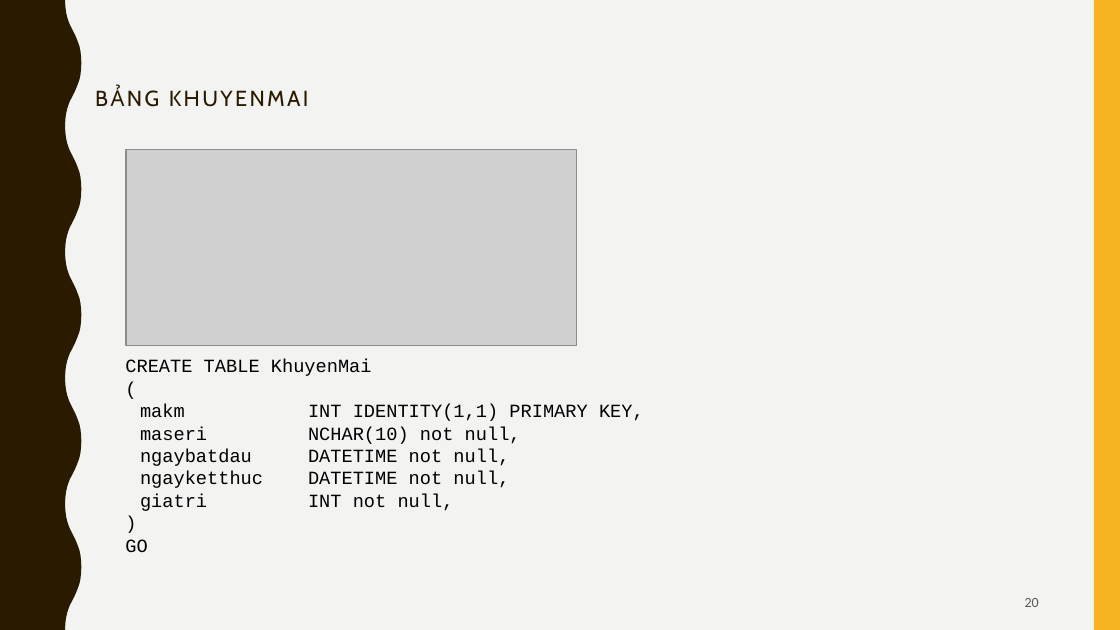
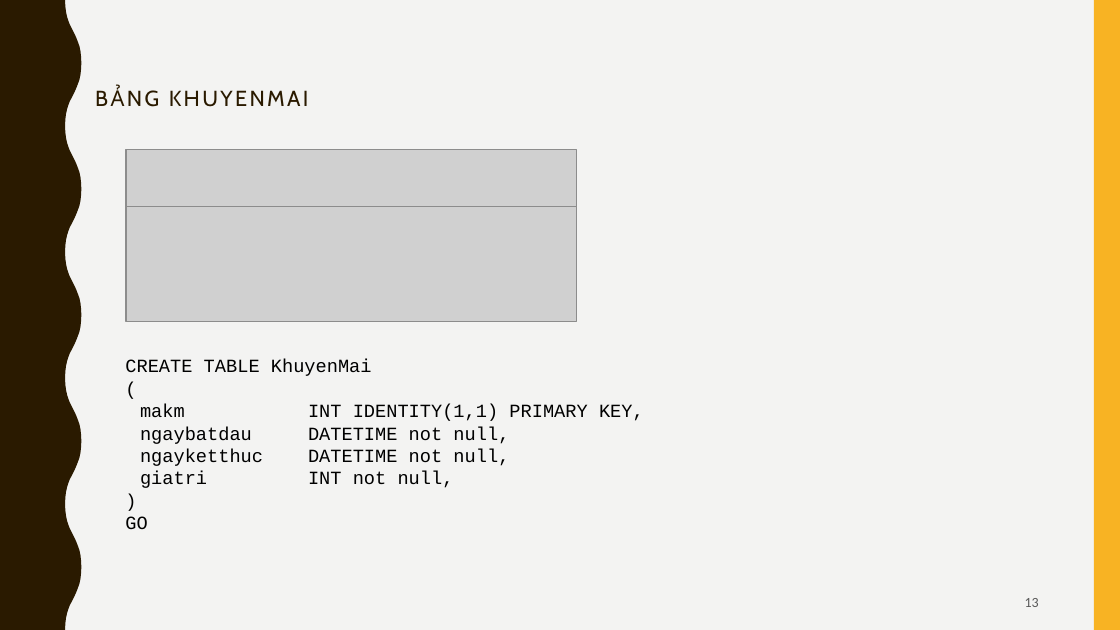
Before and after one commit to HieuThuan250396/Movie, a slide deck: slide 13 of Database/Report/CSDL.pptx (slide 20 before the commit). Drawn at 1120x630 pixels with LibreOffice and Linux fonts; fonts in the diff are those of the drawing; grey boxes stand for pictures. Boxes give left, top, right and bottom in pixels: in the first picture for what was removed or moved away, otherwise in the second. Text is boxed around its words. In the diff, an @@ line names an element or a change of style, - is before the commit and + after.

```diff
--- a/Database/Report/CSDL.pptx
+++ b/Database/Report/CSDL.pptx
@@ picture: place and size @@
-picture at (125,149,576,345)
+picture at (125,149,576,206)
@@ picture added at (125,206,576,321) @@
@@ text at (140,427,521,444): paragraph removed @@
-maseri NCHAR(10) not null,
@@ page number at (1025,598,1039,607): text changed @@
-20
+13
```
Also in this commit, not shown: 10 other slides changed, 1 slide removed.
